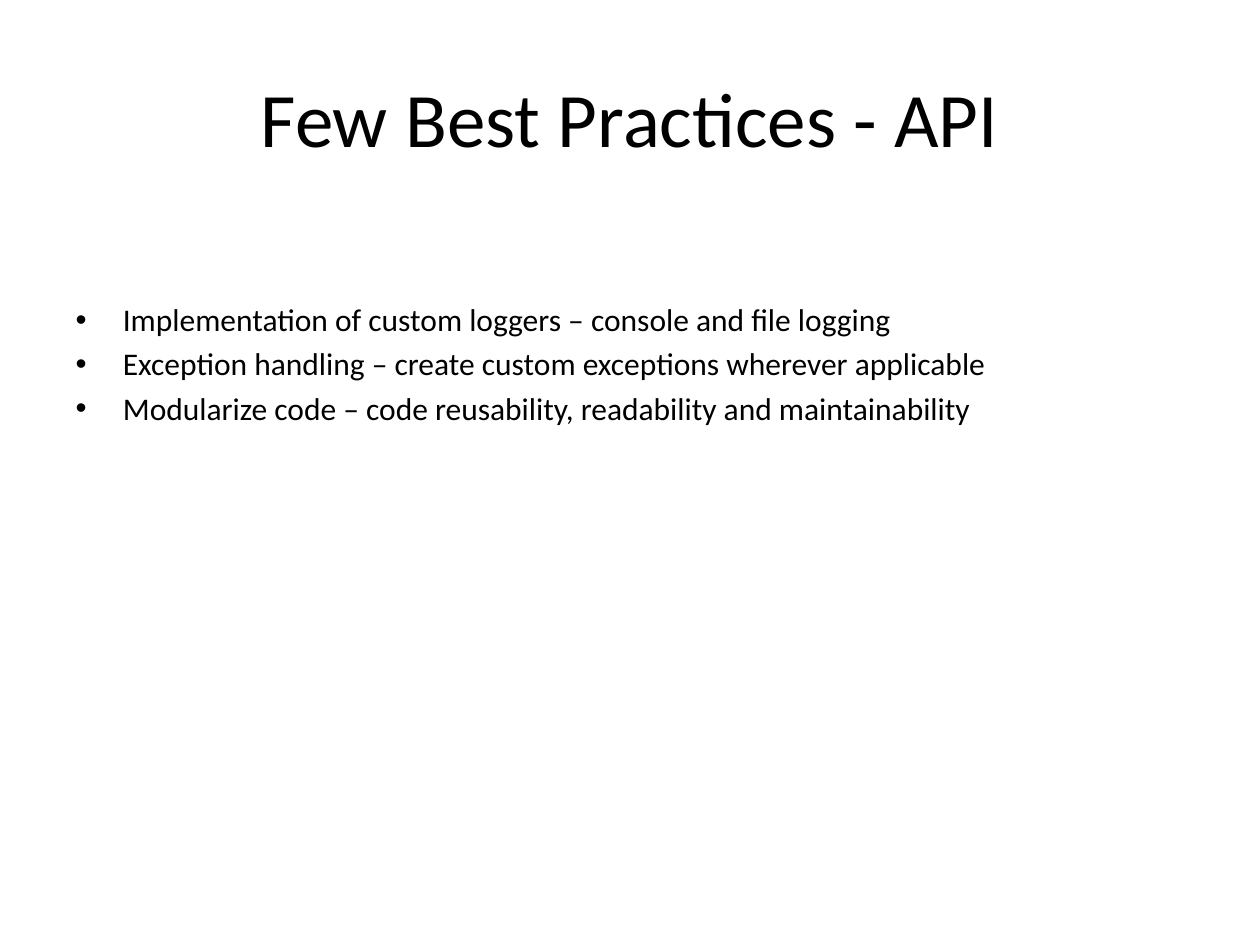
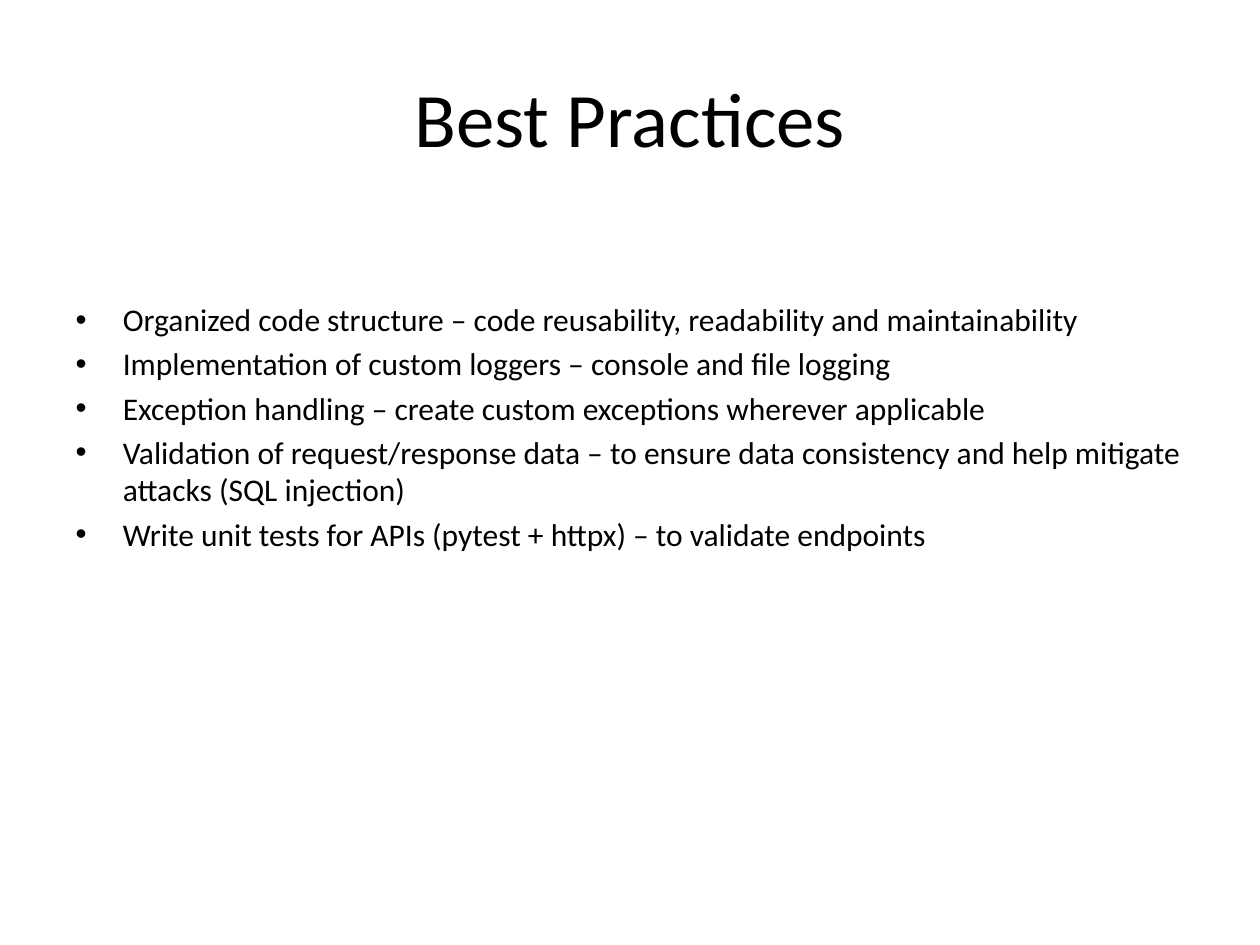
Before and after one commit to adityap301/FastAPI_Tutorials, a slide deck: slide 23 of FastAPI_Workshop.pptx (slide 22 before the commit). Drawn at 1260x945 pixels with LibreOffice and Linux fonts; fonts in the diff are those of the drawing. Boxes give left, top, right and bottom in pixels: in the first picture for what was removed or moved away, otherwise in the second. Text is boxed around its words. In the diff, an @@ line names an element or a change of style, - is before the commit and + after.

Commit message:
Added presentation

```diff
--- a/FastAPI_Workshop.pptx
+++ b/FastAPI_Workshop.pptx
@@ title at box(414, 93, 845, 148): text changed @@
-Few Best Practices - API
+Best Practices
@@ text at box(123, 309, 1078, 337): paragraph added @@
+• Organized code structure – code reusability, readability and maintainability
@@ text at box(123, 442, 1180, 551): text changed @@
-• Modularize code – code reusability, readability and maintainability
+• Validation of request/response data – to ensure data consistency and help mitigate attacks (SQL injection)
+• Write unit tests for APIs (pytest + httpx) – to validate endpoints
```
Also in this commit, not shown: 5 other slides changed, 1 slide added.
